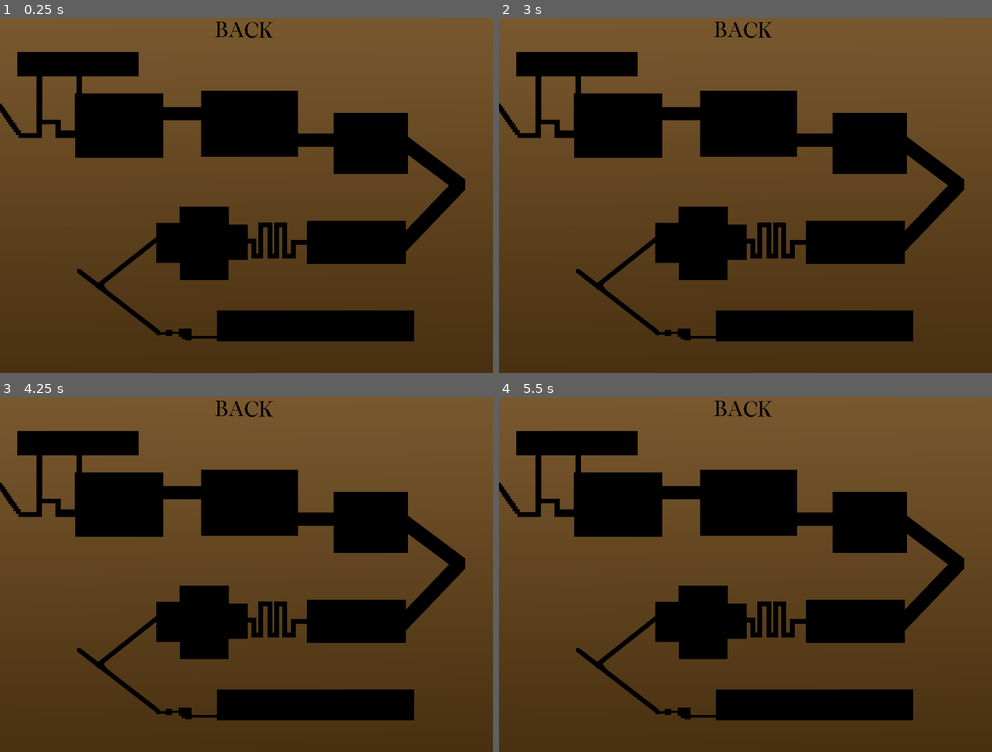
Above: before the commit, frames 1-4 (two rows, left to right).
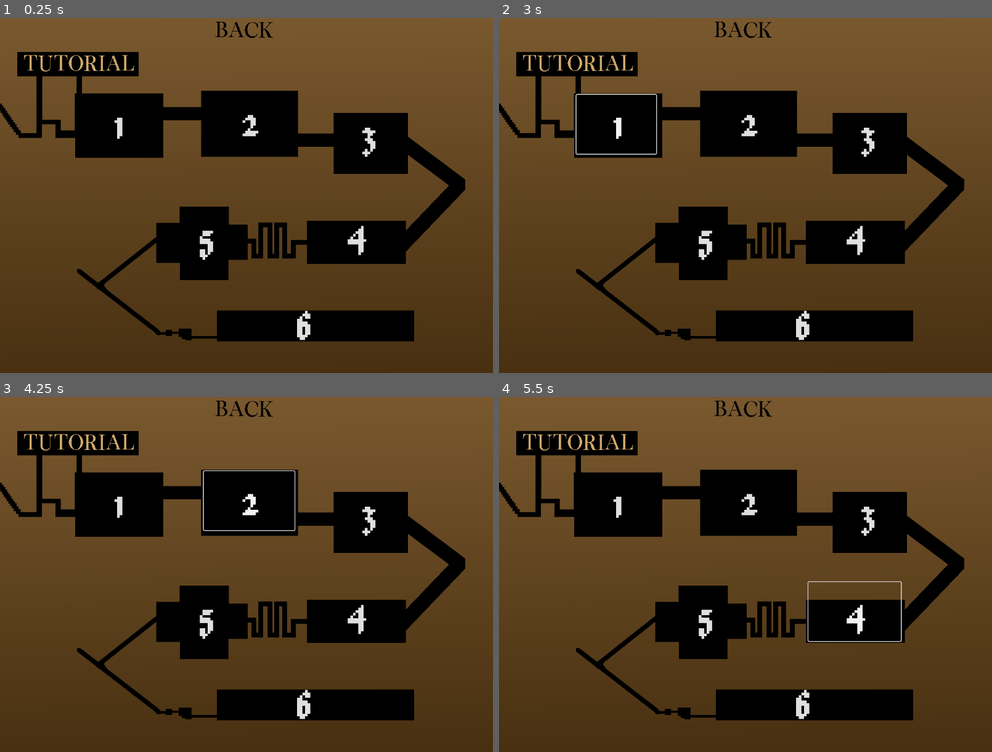
Above: after the commit, the same moments.

Repository: lohchness/Cursebreaker
Game: Godot game, scene res://scenes/level_select.tscn
Same seed, same stepped clock (60 frames per second), same inputs: the game is played once before the commit and once after it. This scene is started directly instead of the project's main scene.
Inputs (mouse positions are in pixels of both pictures, inside the frame that each line leads up to):
- Up to frame 1 (0.25 s): no input
- Up to frame 2 (3 s): click (745, 32) at 0.52 s; click (745, 32) at 1.27 s; click (577, 64) at 2.02 s; click (617, 124) at 2.75 s, where only the run after the commit has a clickable "1"
- Up to frame 3 (4.25 s): click (251, 499) at 3.5 s, where only the run after the commit has a clickable "2"
- Up to frame 4 (5.5 s): click (868, 514) at 4.25 s, where only the run after the commit has a clickable "3"; click (853, 610) at 5 s, where only the run after the commit has a clickable "4"

The runs differ from the first frame. In frame 1, 1.0% of the frame differs, in the area x 4-77%, y 10-91%; in frame 2, 1.2%; in frame 3, 1.2%; in frame 4, 1.3%, in the area x 4-82%, y 10-91%.

Commit message:
Add level numbers to menu

Diff:
--- a/scenes/level_select.tscn
+++ b/scenes/level_select.tscn
@@ -1,7 +1,10 @@
-[gd_scene load_steps=3 format=3 uid="uid://cuekkkc4vs5oa"]
+[gd_scene load_steps=6 format=3 uid="uid://cuekkkc4vs5oa"]
 
+[ext_resource type="Script" uid="uid://cpn3dtjo4gy3h" path="res://scripts/level_select.gd" id="1_2epne"]
 [ext_resource type="Texture2D" uid="uid://c7grwklwrr14w" path="res://assets/sprites/LevelSelect.png" id="1_p0wlc"]
 [ext_resource type="Texture2D" uid="uid://b7l4paip83ujb" path="res://assets/sprites/Back.png" id="2_2epne"]
+[ext_resource type="Texture2D" uid="uid://d4iiv1v16fey3" path="res://assets/sprites/Tutorial.png" id="4_chg43"]
+[ext_resource type="FontFile" uid="uid://dwgfl4vwytg2c" path="res://Jacquard12-Regular.ttf" id="5_r77uv"]
 
 [node name="LevelSelect" type="Control"]
 layout_mode = 3
@@ -10,17 +13,98 @@
 anchor_bottom = 1.0
 grow_horizontal = 2
 grow_vertical = 2
+script = ExtResource("1_2epne")
 
 [node name="TextureRect" type="TextureRect" parent="."]
 layout_mode = 0
 offset_right = 40.0
 offset_bottom = 40.0
+mouse_filter = 2
 texture = ExtResource("1_p0wlc")
 
-[node name="TextureButton" type="TextureButton" parent="."]
+[node name="Back" type="TextureButton" parent="."]
 layout_mode = 0
 offset_left = 489.0
 offset_top = 42.0
 offset_right = 620.0
 offset_bottom = 82.0
 texture_normal = ExtResource("2_2epne")
+
+[node name="Tutorial" type="TextureButton" parent="."]
+layout_mode = 0
+offset_left = 54.0
+offset_top = 118.0
+offset_right = 305.0
+offset_bottom = 158.0
+texture_normal = ExtResource("4_chg43")
+
+[node name="Level1" type="Button" parent="."]
+layout_mode = 0
+offset_left = 176.0
+offset_top = 208.0
+offset_right = 357.0
+offset_bottom = 342.0
+theme_override_fonts/font = ExtResource("5_r77uv")
+theme_override_font_sizes/font_size = 126
+text = "1"
+flat = true
+
+[node name="Level2" type="Button" parent="."]
+offset_left = 463.0
+offset_top = 202.0
+offset_right = 669.0
+offset_bottom = 336.0
+theme_override_fonts/font = ExtResource("5_r77uv")
+theme_override_font_sizes/font_size = 126
+text = "2"
+flat = true
+
+[node name="Level3" type="Button" parent="."]
+offset_left = 757.0
+offset_top = 218.0
+offset_right = 913.0
+offset_bottom = 378.0
+theme_override_fonts/font = ExtResource("5_r77uv")
+theme_override_font_sizes/font_size = 126
+text = "3"
+flat = true
+
+[node name="Level4" type="Button" parent="."]
+offset_left = 703.0
+offset_top = 454.0
+offset_right = 913.0
+offset_bottom = 588.0
+theme_override_fonts/font = ExtResource("5_r77uv")
+theme_override_font_sizes/font_size = 126
+text = "4"
+flat = true
+
+[node name="Level5" type="Button" parent="."]
+offset_left = 361.0
+offset_top = 465.0
+offset_right = 571.0
+offset_bottom = 599.0
+theme_override_fonts/font = ExtResource("5_r77uv")
+theme_override_font_sizes/font_size = 126
+text = "5"
+flat = true
+
+[node name="Level6" type="Button" parent="."]
+offset_left = 582.0
+offset_top = 665.0
+offset_right = 792.0
+offset_bottom = 799.0
+theme_override_fonts/font = ExtResource("5_r77uv")
+theme_override_font_sizes/font_size = 126
+text = "6"
+flat = true
+
+[node name="Level7" type="Button" parent="."]
+offset_left = 582.0
+offset_top = 665.0
+offset_right = 792.0
+offset_bottom = 799.0
+theme_override_fonts/font = ExtResource("5_r77uv")
+theme_override_font_sizes/font_size = 126
+text = "6"
+flat = true
--- /dev/null
+++ b/scripts/level_select.gd
@@ -0,0 +1 @@
+extends Control
Not shown, added: scripts/level_select.gd.uid
